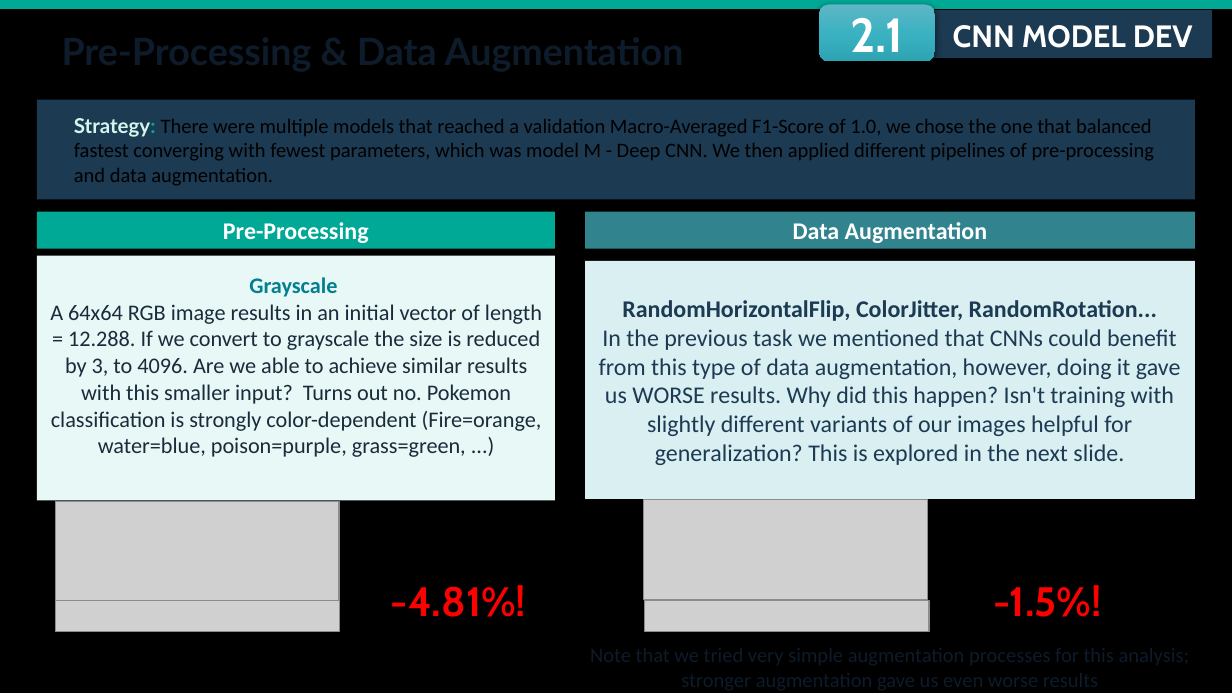
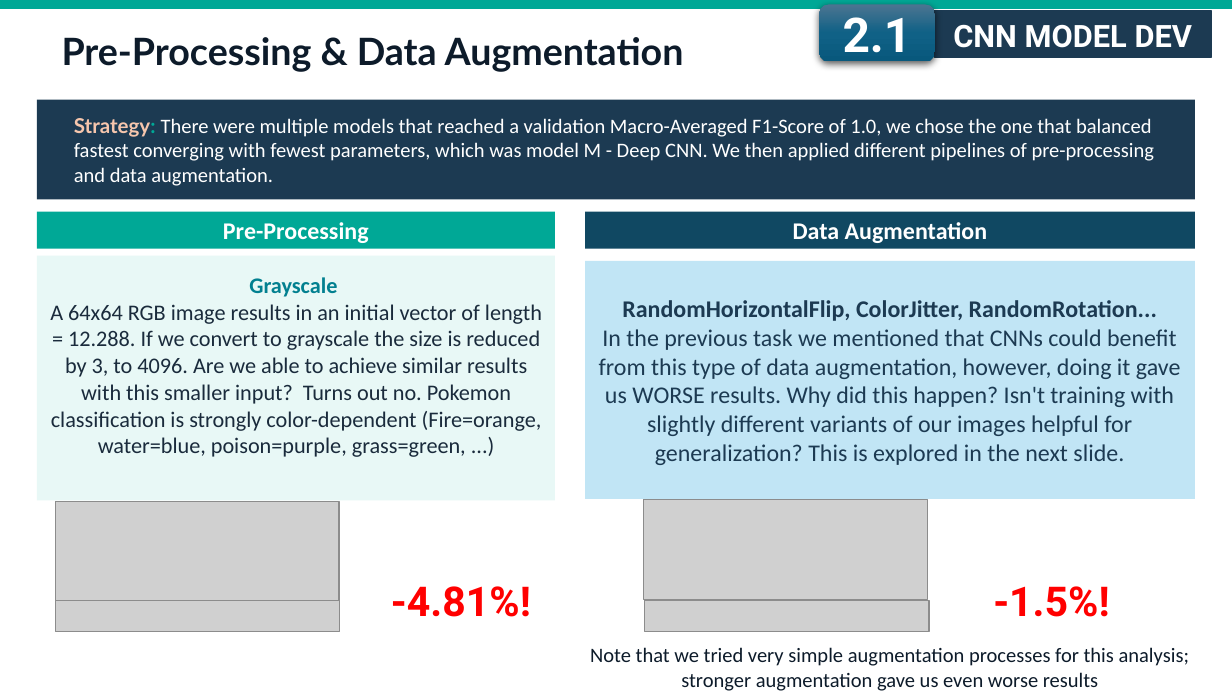
Before and after one commit to fmssilva/DL_Proj, a slide deck: slide 40 of assignment_1/task3/Task3_report.pptx. Drawn at 1232x693 pixels with LibreOffice and Linux fonts; fonts in the diff are those of the drawing; grey boxes stand for pictures. Boxes give left, top, right and bottom in pixels: in the first picture for what was removed or moved away, otherwise in the second. Text is boxed around its words. In the diff, an @@ line names an element or a change of style, - is before the commit and + after.

```diff
--- a/assignment_1/task3/Task3_report.pptx
+++ b/assignment_1/task3/Task3_report.pptx
@@ background #000000 to #FFFFFF @@
@@ rounded rectangle "2.1" at (819, 5, 935, 62): font Cabin to Roboto; fill gradient #5FB7C5 to #3BB3C3 to #2FA3B3 to gradient #4C7591 to #106287 to #09597D @@
@@ font Cabin to Roboto in 3 elements at (391, 586, 531, 617), (993, 586, 1109, 617), (935, 11, 1211, 58) @@
@@ text added at (62, 37, 684, 72), 22 pt, text #0D1B2A, bold @@
+Pre-Processing & Data Augmentation
@@ text "Strategy: There were multiple models ..." at (74, 118, 1154, 186): text colour #D5F6EE to #F6C6AD in "Strategy:"; text colour #000000 to #FFFFFF @@
@@ rectangle "Data Augmentation" at (585, 212, 1195, 249): fill #31828E to #104862 @@
@@ rectangle "RandomHorizontalFlip, ColorJitter, RandomRotation..." at (585, 261, 1195, 499): fill #D9EFF2 to #C1E5F5 @@
@@ text added at (590, 647, 1189, 691), 12 pt, text #0D1B2A @@
+Note that we tried very simple augmentation processes for this analysis; stronger augmentation gave us even worse results
```
Also in this commit, not shown: 61 other slides changed, 2 other files.
